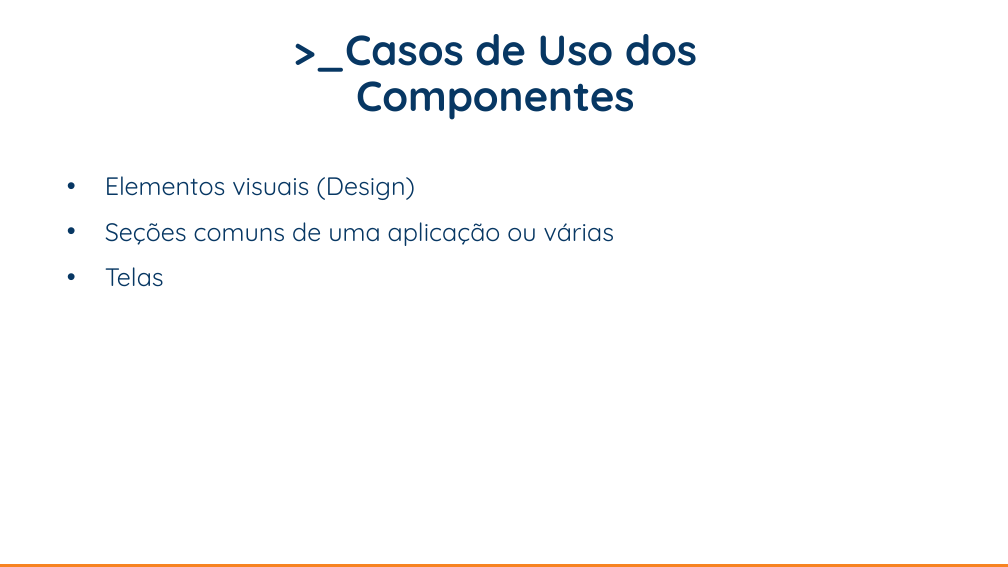
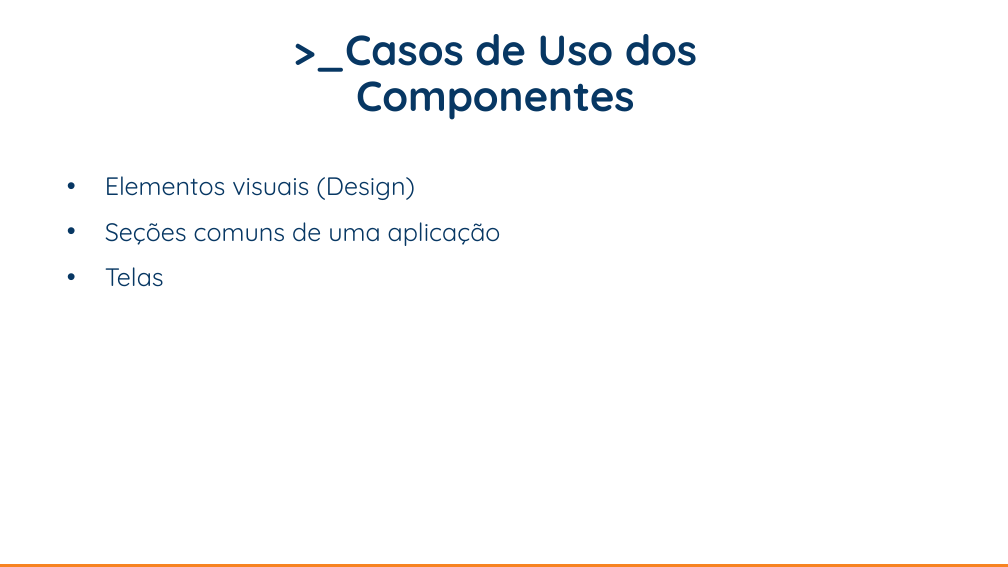
Before and after one commit to DanBertolini/dio-bootcamp, a slide deck: slide 16 of Bootcamp - apresentação.pptx (slide 13 before the commit). Drawn at 1008x567 pixels with LibreOffice and Linux fonts; fonts in the diff are those of the drawing; background and template pictures are left out. Boxes give left, top, right and bottom in pixels: in the first picture for what was removed or moved away, otherwise in the second. Text is boxed around its words. In the diff, an @@ line names an element or a change of style, - is before the commit and + after.

```diff
--- a/Bootcamp - apresentação.pptx
+++ b/Bootcamp - apresentação.pptx
@@ text at (105,222,501,246): text changed @@
-• Seções comuns de uma aplicação ou várias
+• Seções comuns de uma aplicação
```
Also in this commit, not shown: 2 other slides changed, 4 slides added.
